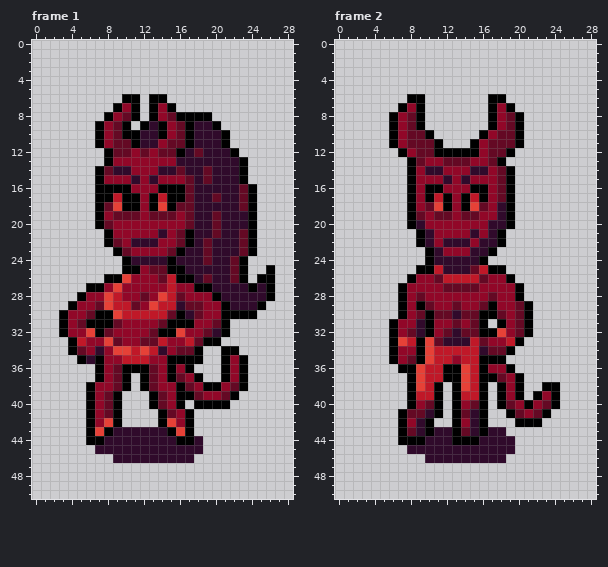
Edited in one commit: pixel-art file (Succubus/Sprites/Characters.aseprite). This is how it looked before the edit.
29x51 pixels, 5 frames. Shown: frame 1, frame 2. The commit also changed other frames, which this record leaves out.
And afterwards:
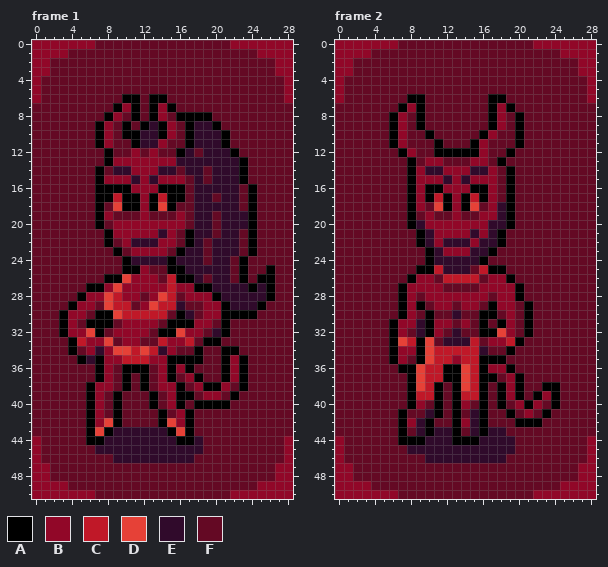
Palette (. is transparent): A #000000  B #910728  C #c01828  D #e64137  E #300a2b  F #640924
What changed:
layer "Background" now shown
--- frame 1, layer "Background"
@@ x 0..28 @@
- 0 .............................
- 1 .............................
- 2 .............................
- 3 .............................
- 4 .............................
- 5 .............................
- 6 ..........AA.AA..............
- 7 .........ABA.ABA.............
- 8 ........ABFA.ABFAAAA.........
- 9 .......ABFA.AEABFAEEA........
-10 .......ABFAAEEABFAEEEA.......
-11 .......ABFFAEEBFFAEEEA.......
-12 ........AFFBFBFFAEFEEEA......
-13 ........ABBBBBBBEEEEEEEA.....
-14 .......AFEEBBBEEFEEFEEEA.....
-15 .......ABBBEBEBBBFEFEEEA.....
-16 .......AAAABBBAAAFEEEEEFA....
-17 .......AACAABACAAFEEFEEFA....
-18 .......AFDAABADAFFEEEEEFA....
-19 .......ABFFFBFFFBFEEFEEEA....
-20 .......AFBBBBBBBBFEEFEEEA....
-21 ........ABBBBBEBFAEEFEEFA....
-22 ........AFBEEEBBFAEFEEEFA....
-23 .........AFBBBBFAEEFEEEFA....
-24 ..........AEEEEAEEEFEEFA.....
-25 ..........AABFFAAEEEEEFA..A..
-26 ........AADBBBFCAAEFEEFA.AA..
-27 ......AABDBBBBBCBBAAEEEEAEA..
-28 .....ABBDCBBFBDCFBBBAEEEEEA..
-29 ....ABBFDCCFBDCCEFFBBAEEEA...
-30 ...ABBFAADCCCCCFAEFBBAAAA....
-31 ...ABFAAAFBBBBFAAABBFA.......
-32 ...ABBDAFBBBBFAADBBFEA.......
-33 ....ACBBDFBBFFCBBCFAA........
-34 ....AFBEBDDCDCEBFFA..AA......
-35 .....AEABBCCCBBAAAA..ABA.....
-36 .......ABFAAAFBABA...ABA.....
-37 .......ABFA.AFBAFBA..ABA.....
-38 ......ABBFA.AFBBAFBAABFA.....
-39 ......ABFA...AFBAAFBBFA......
-40 ......ABFA...AFBA.AAAA.......
-41 ......ABFA....AFBA...........
-42 ......ABDA....ADBA...........
-43 ......ADAEEEEEEADA...........
-44 ......AAEEEEEEEEAAE..........
-45 .......EEEEEEEEEEEE..........
-46 .........EEEEEEEEE...........
-47 .............................
-48 .............................
-49 .............................
-50 .............................
+ 0 BBBBBBBFFFFFFFFFFFFFFFBBBBBBB
+ 1 BBBBFFFFFFFFFFFFFFFFFFFFFBBBB
+ 2 BBFFFFFFFFFFFFFFFFFFFFFFFFFBB
+ 3 BBFFFFFFFFFFFFFFFFFFFFFFFFFBB
+ 4 BFFFFFFFFFFFFFFFFFFFFFFFFFFFB
+ 5 BFFFFFFFFFFFFFFFFFFFFFFFFFFFB
+ 6 BFFFFFFFFFAAFAAFFFFFFFFFFFFFB
+ 7 FFFFFFFFFABAFABAFFFFFFFFFFFFF
+ 8 FFFFFFFFABFAFABFAAAAFFFFFFFFF
+ 9 FFFFFFFABFAFAEABFAEEAFFFFFFFF
+10 FFFFFFFABFAAEEABFAEEEAFFFFFFF
+11 FFFFFFFABFFAEEBFFAEEEAFFFFFFF
+12 FFFFFFFFAFFBFBFFAEFEEEAFFFFFF
+13 FFFFFFFFABBBBBBBEEEEEEEAFFFFF
+14 FFFFFFFAFEEBBBEEFEEFEEEAFFFFF
+15 FFFFFFFABBBEBEBBBFEFEEEAFFFFF
+16 FFFFFFFAAAABBBAAAFEEEEEFAFFFF
+17 FFFFFFFAACAABACAAFEEFEEFAFFFF
+18 FFFFFFFAFDAABADAFFEEEEEFAFFFF
+19 FFFFFFFABFFFBFFFBFEEFEEEAFFFF
+20 FFFFFFFAFBBBBBBBBFEEFEEEAFFFF
+21 FFFFFFFFABBBBBEBFAEEFEEFAFFFF
+22 FFFFFFFFAFBEEEBBFAEFEEEFAFFFF
+23 FFFFFFFFFAFBBBBFAEEFEEEFAFFFF
+24 FFFFFFFFFFAEEEEAEEEFEEFAFFFFF
+25 FFFFFFFFFFAABFFAAEEEEEFAFFAFF
+26 FFFFFFFFAADBBBFCAAEFEEFAFAAFF
+27 FFFFFFAABDBBBBBCBBAAEEEEAEAFF
+28 FFFFFABBDCBBFBDCFBBBAEEEEEAFF
+29 FFFFABBFDCCFBDCCEFFBBAEEEAFFF
+30 FFFABBFAADCCCCCFAEFBBAAAAFFFF
+31 FFFABFAAAFBBBBFAAABBFAFFFFFFF
+32 FFFABBDAFBBBBFAADBBFEAFFFFFFF
+33 FFFFACBBDFBBFFCBBCFAAFFFFFFFF
+34 FFFFAFBEBDDCDCEBFFAFFAAFFFFFF
+35 FFFFFAEABBCCCBBAAAAFFABAFFFFF
+36 FFFFFFFABFAAAFBABAFFFABAFFFFF
+37 FFFFFFFABFAFAFBAFBAFFABAFFFFF
+38 FFFFFFABBFAFAFBBAFBAABFAFFFFF
+39 FFFFFFABFAFFFAFBAAFBBFAFFFFFF
+40 FFFFFFABFAFFFAFBAFAAAAFFFFFFF
+41 FFFFFFABFAFFFFAFBAFFFFFFFFFFF
+42 FFFFFFABDAFFFFADBAFFFFFFFFFFF
+43 FFFFFFADAEEEEEEADAFFFFFFFFFFF
+44 BFFFFFAAEEEEEEEEAAEFFFFFFFFFB
+45 BFFFFFFEEEEEEEEEEEEFFFFFFFFFB
+46 BFFFFFFFFEEEEEEEEEFFFFFFFFFFB
+47 BBFFFFFFFFFFFFFFFFFFFFFFFFFBB
+48 BBFFFFFFFFFFFFFFFFFFFFFFFFFBB
+49 BBBBFFFFFFFFFFFFFFFFFFFFFBBBB
+50 BBBBBBBFFFFFFFFFFFFFFFBBBBBBB
--- frame 2, layer "Background"
@@ x 0..28 @@
- 0 .............................
- 1 .............................
- 2 .............................
- 3 .............................
- 4 .............................
- 5 .............................
- 6 ........AA.......AA..........
- 7 .......ABA.......ABA.........
- 8 ......ABFA.......ABFA........
- 9 ......ABFA.......ABFA........
-10 ......ABFFA.....ABFFA........
-11 ......ABFFFA...ABFFFA........
-12 .......ABFFAAAAABFFA.........
-13 ........AFBBFFFBBFA..........
-14 ........ABEEBBBEEBFA.........
-15 ........ABBBEBEBBBFA.........
-16 ........ABAABBBAABFA.........
-17 ........ABACABACABFA.........
-18 ........ABFDABADFBEA.........
-19 ........AFBFFBFFBBEA.........
-20 ........AEBBBBBBBEEA.........
-21 .........AEBBBBEBEA..........
-22 .........AEBEEEBEEA..........
-23 ..........AEBBBEEA...........
-24 ..........AEEEEEA............
-25 .........AACEEEFCAA..........
-26 ........ABBFCCCCFBBA.........
-27 .......ABBBBFFFFBBBBA........
-28 .......ABFBBBBBBBFBBA........
-29 .......ABAFBBFBBFABBFA.......
-30 .......ABFAFFEFFAAFBFA.......
-31 ......ABBEABBFBFA.ABFA.......
-32 ......ABFEABFEFFAADBFA.......
-33 ......ADCADFEEECFBBCA........
-34 ......ABBADCCCCCEFFA.........
-35 ......ABFADCCBCCAAA..........
-36 .......AADCCAADCABBA.........
-37 ........ADCCAADCAAFBA........
-38 ........ADCA.ADCA.ABA..AA....
-39 ........ACCA.ACCA.ABA.ABA....
-40 ........ABFA.ABFA.AFBABFA....
-41 .......AFFEA.AFEA..AFBFA.....
-42 .......ABEA..ABEA...AAA......
-43 .......AFEAEEAFEAEE..........
-44 .......AAAEEEAAAEEEE.........
-45 ........EEEEEEEEEEEE.........
-46 ..........EEEEEEEEE..........
-47 .............................
-48 .............................
-49 .............................
-50 .............................
+ 0 BBBBBBBFFFFFFFFFFFFFFFBBBBBBB
+ 1 BBBBFFFFFFFFFFFFFFFFFFFFFBBBB
+ 2 BBFFFFFFFFFFFFFFFFFFFFFFFFFBB
+ 3 BBFFFFFFFFFFFFFFFFFFFFFFFFFBB
+ 4 BFFFFFFFFFFFFFFFFFFFFFFFFFFFB
+ 5 BFFFFFFFFFFFFFFFFFFFFFFFFFFFB
+ 6 BFFFFFFFAAFFFFFFFAAFFFFFFFFFB
+ 7 FFFFFFFABAFFFFFFFABAFFFFFFFFF
+ 8 FFFFFFABFAFFFFFFFABFAFFFFFFFF
+ 9 FFFFFFABFAFFFFFFFABFAFFFFFFFF
+10 FFFFFFABFFAFFFFFABFFAFFFFFFFF
+11 FFFFFFABFFFAFFFABFFFAFFFFFFFF
+12 FFFFFFFABFFAAAAABFFAFFFFFFFFF
+13 FFFFFFFFAFBBFFFBBFAFFFFFFFFFF
+14 FFFFFFFFABEEBBBEEBFAFFFFFFFFF
+15 FFFFFFFFABBBEBEBBBFAFFFFFFFFF
+16 FFFFFFFFABAABBBAABFAFFFFFFFFF
+17 FFFFFFFFABACABACABFAFFFFFFFFF
+18 FFFFFFFFABFDABADFBEAFFFFFFFFF
+19 FFFFFFFFAFBFFBFFBBEAFFFFFFFFF
+20 FFFFFFFFAEBBBBBBBEEAFFFFFFFFF
+21 FFFFFFFFFAEBBBBEBEAFFFFFFFFFF
+22 FFFFFFFFFAEBEEEBEEAFFFFFFFFFF
+23 FFFFFFFFFFAEBBBEEAFFFFFFFFFFF
+24 FFFFFFFFFFAEEEEEAFFFFFFFFFFFF
+25 FFFFFFFFFAACEEEFCAAFFFFFFFFFF
+26 FFFFFFFFABBFCCCCFBBAFFFFFFFFF
+27 FFFFFFFABBBBFFFFBBBBAFFFFFFFF
+28 FFFFFFFABFBBBBBBBFBBAFFFFFFFF
+29 FFFFFFFABAFBBFBBFABBFAFFFFFFF
+30 FFFFFFFABFAFFEFFAAFBFAFFFFFFF
+31 FFFFFFABBEABBFBFAFABFAFFFFFFF
+32 FFFFFFABFEABFEFFAADBFAFFFFFFF
+33 FFFFFFADCADFEEECFBBCAFFFFFFFF
+34 FFFFFFABBADCCCCCEFFAFFFFFFFFF
+35 FFFFFFABFADCCBCCAAAFFFFFFFFFF
+36 FFFFFFFAADCCAADCABBAFFFFFFFFF
+37 FFFFFFFFADCCAADCAAFBAFFFFFFFF
+38 FFFFFFFFADCAFADCAFABAFFAAFFFF
+39 FFFFFFFFACCAFACCAFABAFABAFFFF
+40 FFFFFFFFABFAFABFAFAFBABFAFFFF
+41 FFFFFFFAFFEAFAFEAFFAFBFAFFFFF
+42 FFFFFFFABEAFFABEAFFFAAAFFFFFF
+43 FFFFFFFAFEAEEAFEAEEFFFFFFFFFF
+44 BFFFFFFAAAEEEAAAEEEEFFFFFFFFB
+45 BFFFFFFFEEEEEEEEEEEEFFFFFFFFB
+46 BFFFFFFFFFEEEEEEEEEFFFFFFFFFB
+47 BBFFFFFFFFFFFFFFFFFFFFFFFFFBB
+48 BBFFFFFFFFFFFFFFFFFFFFFFFFFBB
+49 BBBBFFFFFFFFFFFFFFFFFFFFFBBBB
+50 BBBBBBBFFFFFFFFFFFFFFFBBBBBBB
Boxes around the changes in both pictures, in picture pixels (x1, y1, x2, y2):
added: (32, 40, 293, 499)
added: (335, 40, 596, 499)
